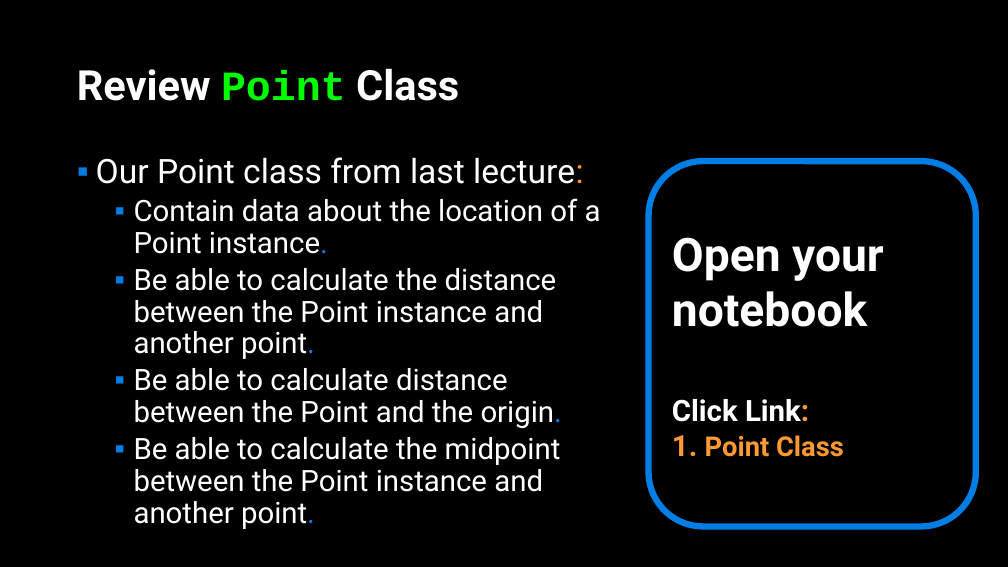
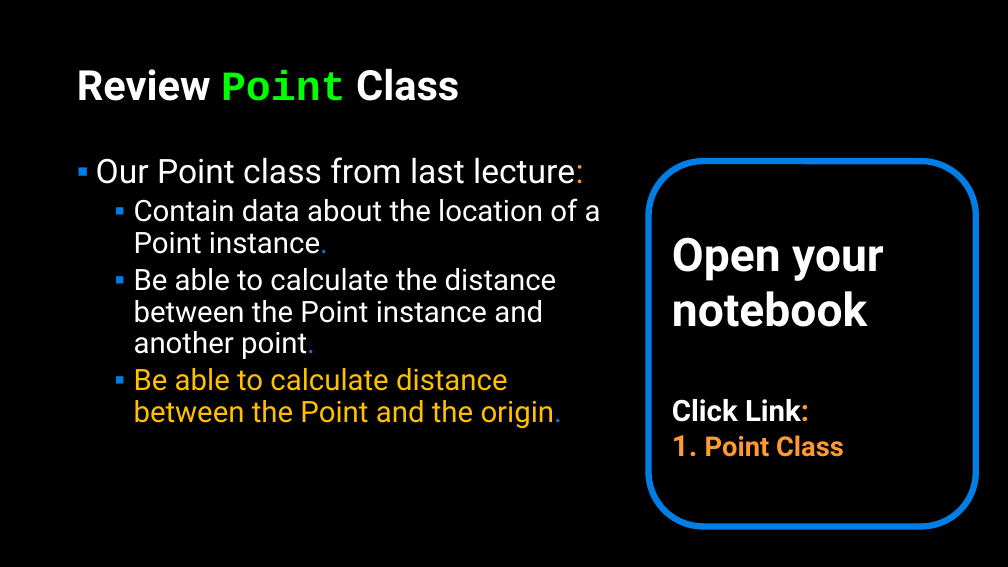
Before and after one commit to APS106/APS106-winter-2022-material, a slide deck: slide 18 of lectures/week10/lecture2/slides/week10_lecture2.pptx (slide 10 before the commit). Drawn at 1008x567 pixels with LibreOffice and Linux fonts; fonts in the diff are those of the drawing; background and template pictures are left out. Boxes give left, top, right and bottom in pixels: in the first picture for what was removed or moved away, otherwise in the second. Text is boxed around its words. In the diff, an @@ line names an element or a change of style, - is before the commit and + after.

```diff
--- a/lectures/week10/lecture2/slides/week10_lecture2.pptx
+++ b/lectures/week10/lecture2/slides/week10_lecture2.pptx
@@ text at bbox=[134, 368, 562, 428]: text colour #FFFFFF to #FFC000 in "Be able to calculate distance between the ..." @@
@@ text at bbox=[134, 437, 561, 529]: paragraph removed @@
-  ▪ Be able to calculate the midpoint between the Point instance and another point.
```
Also in this commit, not shown: 4 other slides changed, 9 slides added, 13 other files.
